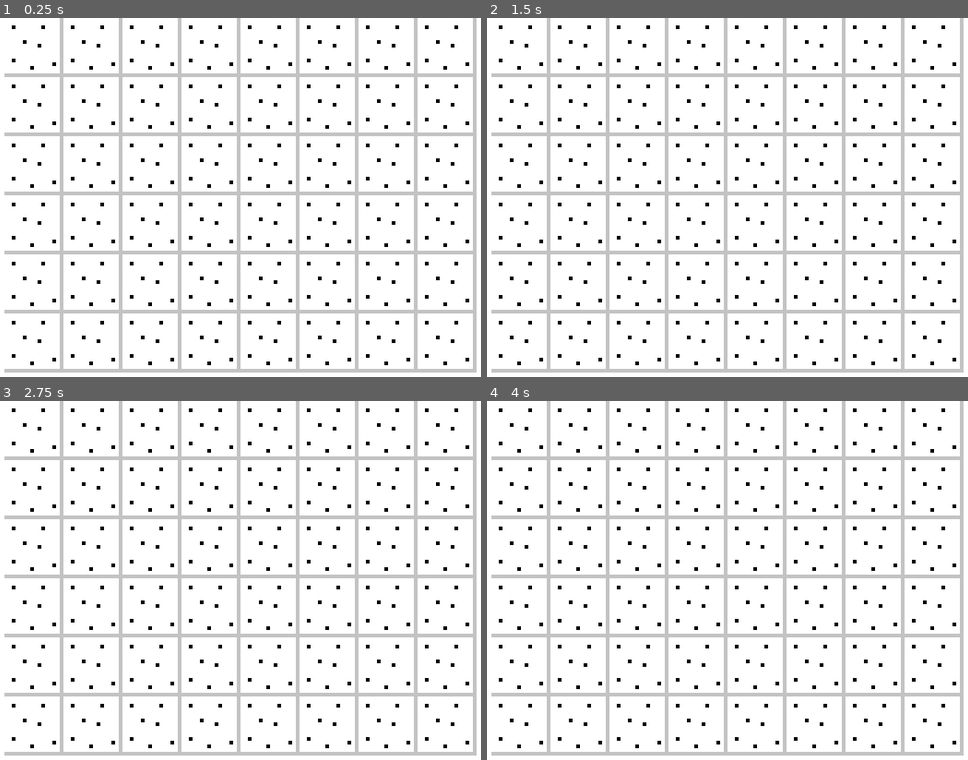
Above: before the commit, frames 1-4 (two rows, left to right).
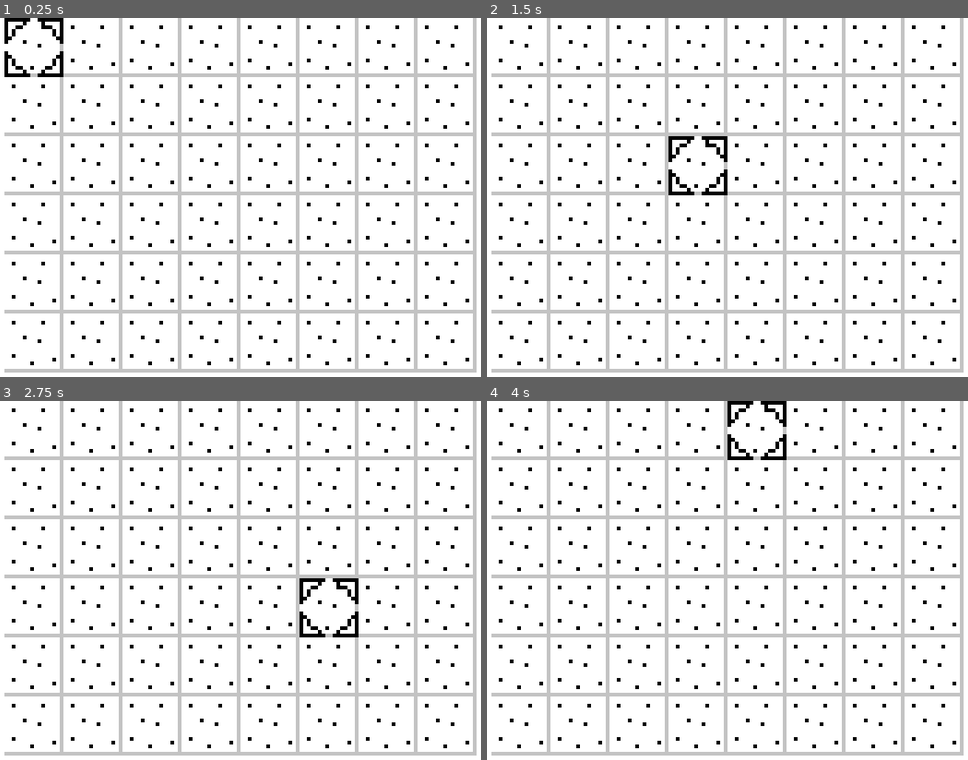
Above: after the commit, the same moments.

Repository: Saf-bonesman/bone-wars-proto-1
Game: Godot game, scene res://scenes/Game.tscn
Two runs of this game, one before a commit and one after it. Both use one fixed random seed, a clock stepped at 60 frames per second and the inputs below. Before the commit the project starts from res://scenes/Board.tscn.
Inputs:
- Up to frame 1 (0.25 s): no input
- Up to frame 2 (1.5 s): tap Enter at 0.5 s; hold D (action_right) 0.53-1.28 s; tap Space at 1.25 s; hold S (action_down) from 1.28 s (still down)
- Up to frame 3 (2.75 s): tap Enter at 2 s; release S (action_down) at 2.03 s; hold D (action_right) from 2.03 s (still down)
- Up to frame 4 (4 s): tap Space at 2.75 s; release D (action_right) at 2.78 s; hold W (action_up) 2.78-3.53 s; tap Enter at 3.5 s; hold A (action_left) from 3.53 s (still down)

The runs differ from the first frame. In frame 1, 0.6% of the frame differs, in the area x 0-14%, y 0-17%; in frame 2, 0.6%; in frame 3, 0.6%; in frame 4, 0.6%.

Commit message:
Cursor movement

Diff:
--- a/project.godot
+++ b/project.godot
@@ -11,7 +11,7 @@
 [application]
 
 config/name="Bone Wars Proto1"
-run/main_scene="uid://bv7qirvlnssu7"
+run/main_scene="uid://caaq8dsa0rdiv"
 config/features=PackedStringArray("4.7", "GL Compatibility")
 config/icon="res://icon.svg"
 
--- a/scenes/Game.tscn
+++ b/scenes/Game.tscn
@@ -1,8 +1,7 @@
 [gd_scene format=3 uid="uid://caaq8dsa0rdiv"]
 
 [ext_resource type="Script" uid="uid://c6k836ejmockf" path="res://scripts/game_controller.gd" id="1_qbsmt"]
-[ext_resource type="PackedScene" uid="uid://bv7qirvlnssu7" path="res://scenes/Board.tscn" id="2_cpr0p"]
-[ext_resource type="PackedScene" uid="uid://c1bu5uqa72nok" path="res://scenes/Player.tscn" id="3_cpr0p"]
+[ext_resource type="PackedScene" uid="uid://djtdvklxw2yey" path="res://scenes/Map.tscn" id="2_qbsmt"]
 
 [node name="Game" type="Node2D" unique_id=1720362518]
 script = ExtResource("1_qbsmt")
@@ -13,11 +12,4 @@
 offset_right = 40.0
 offset_bottom = 40.0
 
-[node name="Map" type="Node2D" parent="." unique_id=1790659061]
-
-[node name="Board" parent="Map" unique_id=1421904820 instance=ExtResource("2_cpr0p")]
-board_width = 8
-
-[node name="Player" parent="Map" unique_id=30233815 instance=ExtResource("3_cpr0p")]
-
-[node name="Camps" type="Node2D" parent="Map" unique_id=278613772]
+[node name="Map" parent="." unique_id=479964413 instance=ExtResource("2_qbsmt")]
--- /dev/null
+++ b/scenes/Map.tscn
@@ -0,0 +1,14 @@
+[gd_scene format=3 uid="uid://djtdvklxw2yey"]
+
+[ext_resource type="Script" uid="uid://kryf5jqc4evo" path="res://scripts/map.gd" id="1_tm3qm"]
+[ext_resource type="PackedScene" uid="uid://bv7qirvlnssu7" path="res://scenes/Board.tscn" id="1_xkm8s"]
+[ext_resource type="PackedScene" uid="uid://c1bu5uqa72nok" path="res://scenes/Player.tscn" id="2_tm3qm"]
+
+[node name="Map" type="Node2D" unique_id=479964413]
+script = ExtResource("1_tm3qm")
+
+[node name="Board" parent="." unique_id=1421904820 instance=ExtResource("1_xkm8s")]
+
+[node name="Camps" type="Node2D" parent="." unique_id=830518747]
+
+[node name="Player" parent="." unique_id=30233815 instance=ExtResource("2_tm3qm")]
--- /dev/null
+++ b/scenes/MoveTimer.tscn
@@ -0,0 +1,4 @@
+[gd_scene format=3 uid="uid://ctt1elqkpsy2u"]
+
+[node name="MoveTimer" type="Timer" unique_id=1415654893]
+autostart = true
--- a/scenes/Player.tscn
+++ b/scenes/Player.tscn
@@ -1,7 +1,19 @@
 [gd_scene format=3 uid="uid://c1bu5uqa72nok"]
 
-[ext_resource type="PackedScene" uid="uid://drmxgba7hxaru" path="res://scenes/Player_Menu.tscn" id="1_p0vlq"]
+[ext_resource type="Script" uid="uid://ns4nsjfb7ubc" path="res://scripts/player.gd" id="1_3li8b"]
+[ext_resource type="PackedScene" uid="uid://drmxgba7hxaru" path="res://scenes/PlayerMenu.tscn" id="1_p0vlq"]
+[ext_resource type="Texture2D" uid="uid://c7bxph0xue0cw" path="res://assets/characters/cursor_placeholder.png" id="2_v6fml"]
 
 [node name="Player" type="Node2D" unique_id=30233815]
+position = Vector2(24, 8)
+script = ExtResource("1_3li8b")
 
-[node name="Player_Menu" parent="." unique_id=1982733969 instance=ExtResource("1_p0vlq")]
+[node name="PlayerMenu" parent="." unique_id=1982733969 instance=ExtResource("1_p0vlq")]
+
+[node name="Sprite2D" type="Sprite2D" parent="." unique_id=648782166]
+texture = ExtResource("2_v6fml")
+
+[node name="MoveTimer" type="Timer" parent="." unique_id=1033107008]
+wait_time = 0.1
+
+[connection signal="timeout" from="MoveTimer" to="." method="_on_move_timer_timeout"]
--- a/scenes/Player_Menu.tscn
+++ b/scenes/PlayerMenu.tscn
@@ -1,6 +1,6 @@
 [gd_scene format=3 uid="uid://drmxgba7hxaru"]
 
-[node name="Player_Menu" type="Control" unique_id=1982733969]
+[node name="PlayerMenu" type="Control" unique_id=1982733969]
 layout_mode = 3
 anchors_preset = 0
 offset_right = 40.0
--- /dev/null
+++ b/scripts/map.gd
@@ -0,0 +1,11 @@
+extends Node2D
+
+
+# Called when the node enters the scene tree for the first time.
+#func _ready() -> void:
+	#pass # Replace with function body.
+
+
+# Called every frame. 'delta' is the elapsed time since the previous frame.
+#func _process(delta: float) -> void:
+	#pass
--- /dev/null
+++ b/scripts/player.gd
@@ -0,0 +1,43 @@
+extends Node2D
+
+var curr_pos = [position[0],position[1]]
+var move_timer
+
+# Called when the node enters the scene tree for the first time.
+func _ready() -> void:
+	move_timer = get_node("MoveTimer")
+
+#Limit screen
+func limit_pos() -> void:
+	curr_pos[0] = clamp(curr_pos[0],24,136)
+	curr_pos[1] = clamp(curr_pos[1],8,88)
+
+# Movin' the cursor
+func _input(_event) -> void:
+	move_timer.start()
+	if Input.is_action_pressed("action_left"):
+		curr_pos[0] -= 16
+		limit_pos()
+		position = Vector2(curr_pos[0],curr_pos[1])
+	if Input.is_action_pressed("action_right"):
+		curr_pos[0] += 16
+		limit_pos()
+		position = Vector2(curr_pos[0],curr_pos[1])
+	if Input.is_action_pressed("action_up"):
+		curr_pos[1] -= 16
+		limit_pos()
+		position = Vector2(curr_pos[0],curr_pos[1])
+	if Input.is_action_pressed("action_down"):
+		curr_pos[1] += 16
+		limit_pos()
+		position = Vector2(curr_pos[0],curr_pos[1])
+	# stop timer when not in use
+	if Input.is_action_just_released("action_left") || \
+	Input.is_action_just_released("action_right") || \
+	Input.is_action_just_released("action_up") || \
+	Input.is_action_just_released("action_down"):
+		move_timer.stop()
+
+# repeat timer
+func _on_move_timer_timeout() -> void:
+	move_timer.start()
Binary file added: assets/characters/cursor_placeholder.png
Not shown, added: assets/characters/cursor_placeholder.png.import
Not shown, added: scripts/map.gd.uid
Not shown, added: scripts/player.gd.uid
